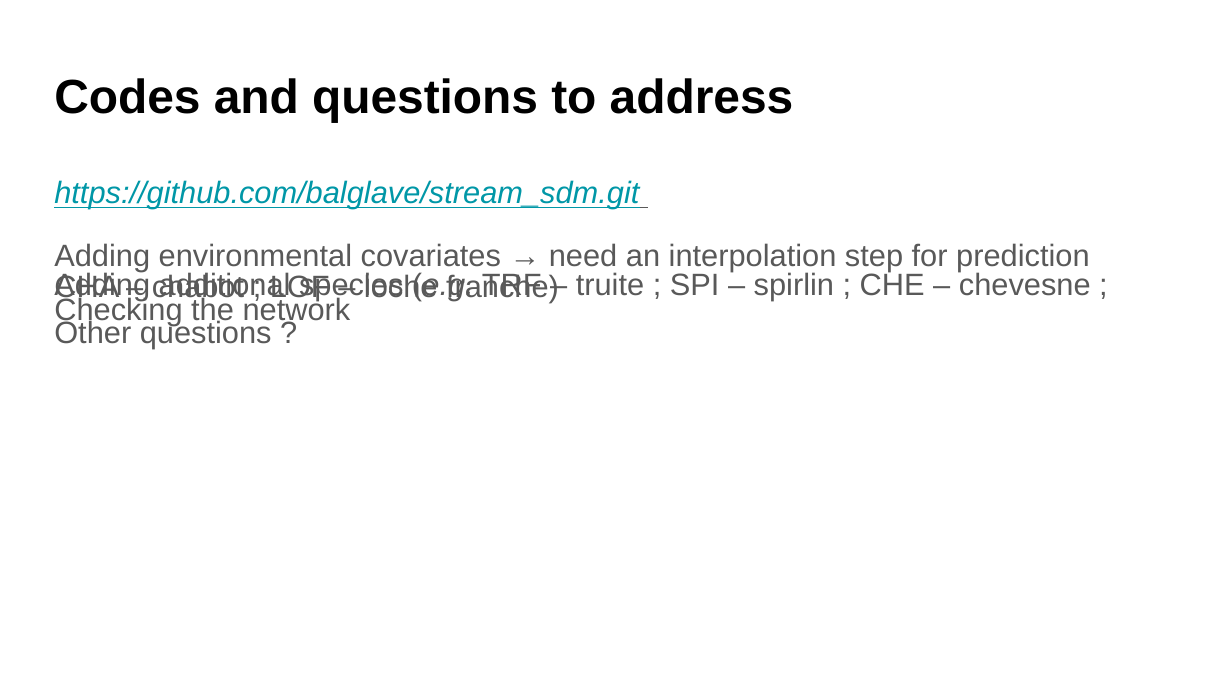
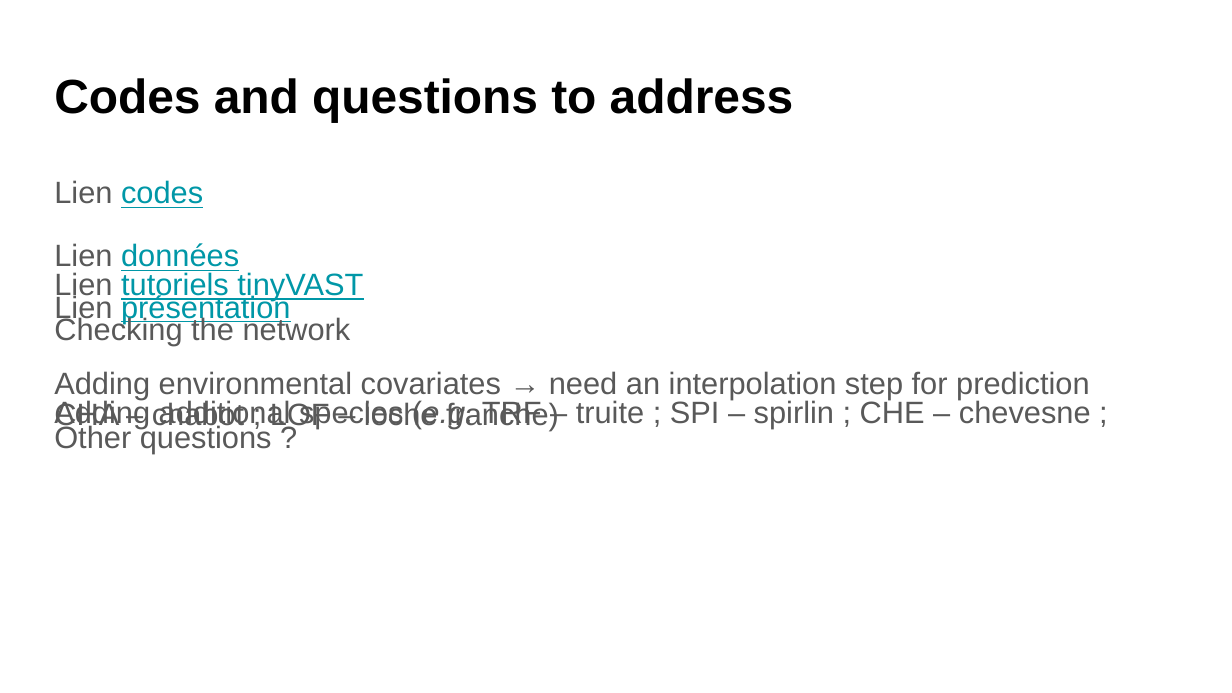
Before and after one commit to balglave/stream_sdm, a slide deck: slide 19 of pres/Stream network slides.odp. Drawn at 1232x693 pixels with LibreOffice and Linux fonts; fonts in the diff are those of the drawing. Boxes give left, top, right and bottom in pixels: in the first picture for what was removed or moved away, otherwise in the second. Text is boxed around its words. In the diff, an @@ line names an element or a change of style, - is before the commit and + after.

```diff
--- a/pres/Stream network slides.odp
+++ b/pres/Stream network slides.odp
@@ text at [54,180,363,346]: text changed; italic off @@
-https://github.com/balglave/stream_sdm.git
+Lien codes
+Lien données
+Lien tutoriels tinyVAST
+Lien présentation
+Checking the network
@@ text at [54,295,351,325]: paragraph removed @@
-Checking the network
@@ text at [54,371,1089,400]: less space between paragraphs @@
```
Also in this commit, not shown: 1 other file.
